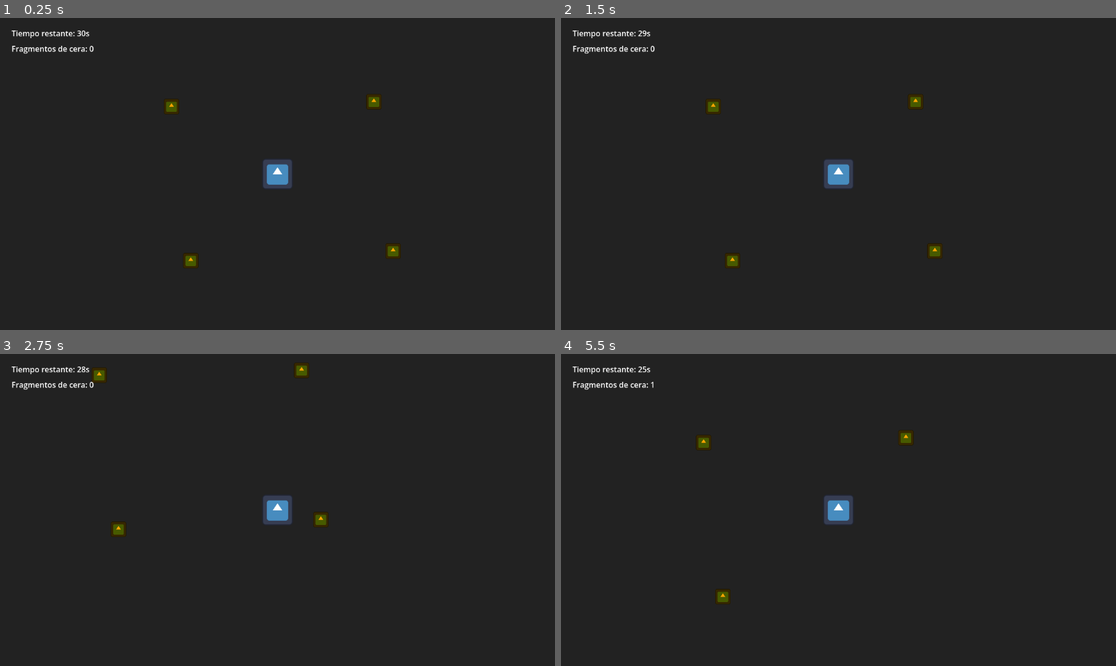
Above: before the commit, frames 1-4 (two rows, left to right).
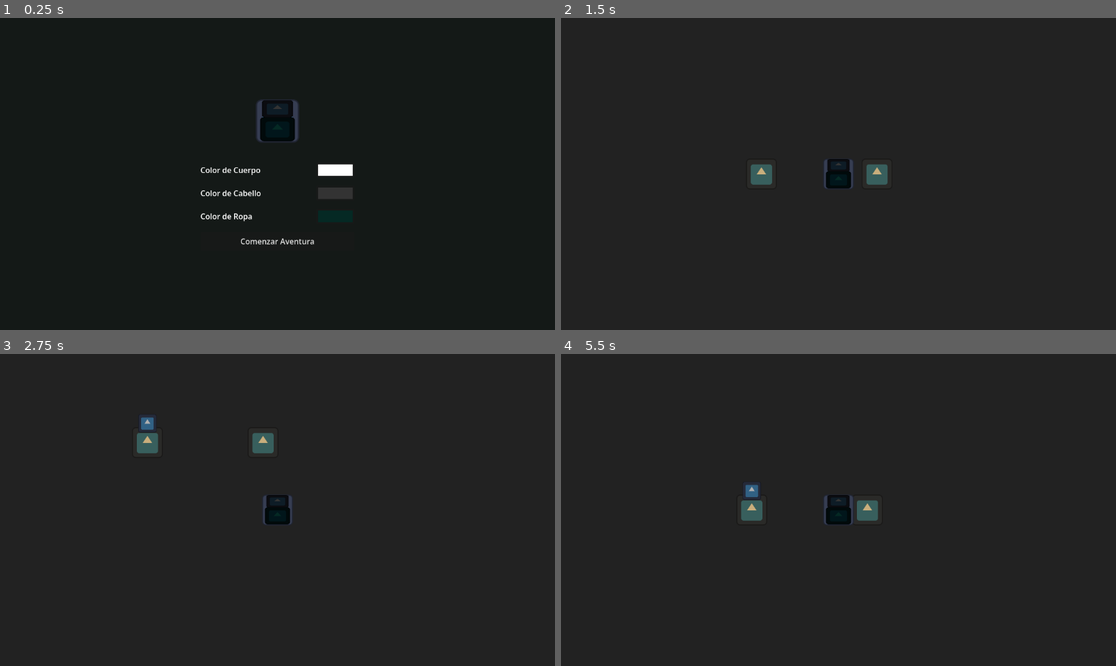
Above: after the commit, the same moments.

Repository: rualesana-046/Proyecto_videojuego_2D
Game: Godot game, scene res://scenes/ui/CharacterCreator.tscn
The game is run twice, just before and just after one commit, with the same random seed, the same clock (stepped at 60 frames per second) and the same inputs. Before the commit the project starts from res://scenes/levels/Level3.tscn. The engine's default icon, where the game draws it, is replaced by a stand-in: a white triangle on a blue panel in a dark square.
Inputs (mouse positions are in pixels of both pictures, inside the frame that each line leads up to):
- Up to frame 1 (0.25 s): no input
- Up to frame 2 (1.5 s): click (838, 242) at 0.5 s, where only the run after the commit has a clickable "Comenzar Aventura"; tap Enter at 1.25 s; hold D (move_right) from 1.28 s (still down); hold E (interact) from 1.28 s (still down)
- Up to frame 3 (2.75 s): release D (move_right) at 2.03 s; release E (interact) at 2.03 s; hold S (move_down) from 2.03 s (still down); tap Q (toggle_notebook) at 2.1 s
- Up to frame 4 (5.5 s): release S (move_down) at 2.78 s; hold D (move_right) 2.78-3.53 s; hold E (interact) 2.78-3.53 s; hold W (move_up) 3.53-4.28 s; tap Q (toggle_notebook) at 3.6, 5.1 s; hold E (interact) 4.28-5.03 s; hold A (move_left) from 4.28 s (still down)

The runs differ from the first frame. In frame 1, 2.9% of the frame differs, in the area x 2-73%, y 4-81%; in frame 2, 1.7%; in frame 3, 1.8%; in frame 4, 1.7%.

Commit message:
feat: implement 3-layer character customization and start menu

Diff:
--- a/autoloads/WorldState.gd
+++ b/autoloads/WorldState.gd
@@ -6,6 +6,11 @@
 var state: Dictionary = {}
 var is_notebook_active: bool = false
 var wax_fragments: int = 0
+var player_colors: Dictionary = {
+	"body": Color.WHITE,
+	"hair": Color(0.2, 0.2, 0.2),
+	"clothes": Color(0.02, 0.16, 0.14)
+}
 
 
 func toggle_notebook() -> void:
--- a/project.godot
+++ b/project.godot
@@ -15,7 +15,7 @@
 [application]
 
 config/name="El Protector de las Páginas en Blanco"
-run/main_scene="res://scenes/levels/Level3.tscn"
+run/main_scene="res://scenes/ui/CharacterCreator.tscn"
 config/features=PackedStringArray("4.7", "GL Compatibility")
 config/icon="res://icon.svg"
 
--- a/scenes/entities/Player.gd
+++ b/scenes/entities/Player.gd
@@ -2,6 +2,14 @@
 extends CharacterBody2D
 
 const SPEED: float = 200.0
+
+@onready var body_sprite: Sprite2D = $Visuals/BodySprite
+@onready var clothes_sprite: Sprite2D = $Visuals/ClothesSprite
+@onready var hair_sprite: Sprite2D = $Visuals/HairSprite
+
+
+func _ready() -> void:
+	apply_colors()
 
 
 func _physics_process(_delta: float) -> void:
@@ -14,3 +22,9 @@
 func _unhandled_input(event: InputEvent) -> void:
 	if event.is_action_pressed("toggle_notebook"):
 		WorldState.toggle_notebook()
+
+
+func apply_colors() -> void:
+	body_sprite.modulate = WorldState.player_colors.get("body", Color.WHITE)
+	clothes_sprite.modulate = WorldState.player_colors.get("clothes", Color(0.02, 0.16, 0.14))
+	hair_sprite.modulate = WorldState.player_colors.get("hair", Color(0.2, 0.2, 0.2))
--- a/scenes/entities/Player.tscn
+++ b/scenes/entities/Player.tscn
@@ -10,8 +10,20 @@
 motion_mode = 1
 script = ExtResource("1_player_script")
 
-[node name="Sprite2D" type="Sprite2D" parent="."]
+[node name="Visuals" type="Node2D" parent="."]
+
+[node name="BodySprite" type="Sprite2D" parent="Visuals"]
 scale = Vector2(0.5, 0.5)
+texture = ExtResource("2_player_icon")
+
+[node name="ClothesSprite" type="Sprite2D" parent="Visuals"]
+position = Vector2(0, 12)
+scale = Vector2(0.4, 0.28)
+texture = ExtResource("2_player_icon")
+
+[node name="HairSprite" type="Sprite2D" parent="Visuals"]
+position = Vector2(0, -18)
+scale = Vector2(0.36, 0.2)
 texture = ExtResource("2_player_icon")
 
 [node name="CollisionShape2D" type="CollisionShape2D" parent="."]
--- /dev/null
+++ b/scenes/ui/CharacterCreator.gd
@@ -0,0 +1,54 @@
+class_name CharacterCreator
+extends Control
+
+const FIRST_LEVEL_PATH: String = "res://scenes/levels/Level1.tscn"
+
+@onready var preview_body_sprite: Sprite2D = $MainContainer/PreviewContainer/PreviewVisuals/BodySprite
+@onready var preview_clothes_sprite: Sprite2D = $MainContainer/PreviewContainer/PreviewVisuals/ClothesSprite
+@onready var preview_hair_sprite: Sprite2D = $MainContainer/PreviewContainer/PreviewVisuals/HairSprite
+
+@onready var body_color_picker: ColorPickerButton = $MainContainer/BodyColorRow/BodyColorPicker
+@onready var hair_color_picker: ColorPickerButton = $MainContainer/HairColorRow/HairColorPicker
+@onready var clothes_color_picker: ColorPickerButton = $MainContainer/ClothesColorRow/ClothesColorPicker
+@onready var start_button: Button = $MainContainer/StartButton
+
+
+func _ready() -> void:
+	_initialize_colors()
+	body_color_picker.color_changed.connect(_on_body_color_changed)
+	hair_color_picker.color_changed.connect(_on_hair_color_changed)
+	clothes_color_picker.color_changed.connect(_on_clothes_color_changed)
+	start_button.pressed.connect(_on_start_button_pressed)
+
+
+func _initialize_colors() -> void:
+	var initial_body_color: Color = WorldState.player_colors.get("body", Color.WHITE)
+	var initial_hair_color: Color = WorldState.player_colors.get("hair", Color(0.2, 0.2, 0.2))
+	var initial_clothes_color: Color = WorldState.player_colors.get("clothes", Color(0.02, 0.16, 0.14))
+
+	body_color_picker.color = initial_body_color
+	hair_color_picker.color = initial_hair_color
+	clothes_color_picker.color = initial_clothes_color
+
+	preview_body_sprite.modulate = initial_body_color
+	preview_hair_sprite.modulate = initial_hair_color
+	preview_clothes_sprite.modulate = initial_clothes_color
+
+
+func _on_body_color_changed(color: Color) -> void:
+	WorldState.player_colors["body"] = color
+	preview_body_sprite.modulate = color
+
+
+func _on_hair_color_changed(color: Color) -> void:
+	WorldState.player_colors["hair"] = color
+	preview_hair_sprite.modulate = color
+
+
+func _on_clothes_color_changed(color: Color) -> void:
+	WorldState.player_colors["clothes"] = color
+	preview_clothes_sprite.modulate = color
+
+
+func _on_start_button_pressed() -> void:
+	get_tree().change_scene_to_file(FIRST_LEVEL_PATH)
--- /dev/null
+++ b/scenes/ui/CharacterCreator.tscn
@@ -0,0 +1,102 @@
+[gd_scene load_steps=4 format=3 uid="uid://n3q8r5x2p6m1w"]
+
+[ext_resource type="Theme" uid="uid://d2m8x4q9r1p7v" path="res://scenes/ui/main_theme.tres" id="1_main_theme"]
+[ext_resource type="Script" path="res://scenes/ui/CharacterCreator.gd" id="2_character_creator_script"]
+[ext_resource type="Texture2D" path="res://icon.svg" id="3_preview_icon"]
+
+[node name="CharacterCreator" type="Control"]
+layout_mode = 3
+anchors_preset = 15
+anchor_right = 1.0
+anchor_bottom = 1.0
+grow_horizontal = 2
+grow_vertical = 2
+theme = ExtResource("1_main_theme")
+script = ExtResource("2_character_creator_script")
+
+[node name="Background" type="ColorRect" parent="."]
+layout_mode = 1
+anchors_preset = 15
+anchor_right = 1.0
+anchor_bottom = 1.0
+grow_horizontal = 2
+grow_vertical = 2
+color = Color(0.08, 0.1, 0.09, 1)
+
+[node name="MainContainer" type="VBoxContainer" parent="."]
+layout_mode = 1
+anchors_preset = 8
+anchor_left = 0.5
+anchor_top = 0.5
+anchor_right = 0.5
+anchor_bottom = 0.5
+offset_left = -160.0
+offset_top = -180.0
+offset_right = 160.0
+offset_bottom = 180.0
+grow_horizontal = 2
+grow_vertical = 2
+theme_override_constants/separation = 16
+
+[node name="PreviewContainer" type="Control" parent="MainContainer"]
+custom_minimum_size = Vector2(320, 140)
+layout_mode = 2
+
+[node name="PreviewVisuals" type="Node2D" parent="MainContainer/PreviewContainer"]
+position = Vector2(160, 70)
+scale = Vector2(1.4, 1.4)
+
+[node name="BodySprite" type="Sprite2D" parent="MainContainer/PreviewContainer/PreviewVisuals"]
+scale = Vector2(0.5, 0.5)
+texture = ExtResource("3_preview_icon")
+
+[node name="ClothesSprite" type="Sprite2D" parent="MainContainer/PreviewContainer/PreviewVisuals"]
+position = Vector2(0, 12)
+scale = Vector2(0.4, 0.28)
+texture = ExtResource("3_preview_icon")
+
+[node name="HairSprite" type="Sprite2D" parent="MainContainer/PreviewContainer/PreviewVisuals"]
+position = Vector2(0, -18)
+scale = Vector2(0.36, 0.2)
+texture = ExtResource("3_preview_icon")
+
+[node name="BodyColorRow" type="HBoxContainer" parent="MainContainer"]
+layout_mode = 2
+
+[node name="BodyColorLabel" type="Label" parent="MainContainer/BodyColorRow"]
+layout_mode = 2
+size_flags_horizontal = 3
+text = "Color de Cuerpo"
+
+[node name="BodyColorPicker" type="ColorPickerButton" parent="MainContainer/BodyColorRow"]
+custom_minimum_size = Vector2(80, 32)
+layout_mode = 2
+
+[node name="HairColorRow" type="HBoxContainer" parent="MainContainer"]
+layout_mode = 2
+
+[node name="HairColorLabel" type="Label" parent="MainContainer/HairColorRow"]
+layout_mode = 2
+size_flags_horizontal = 3
+text = "Color de Cabello"
+
+[node name="HairColorPicker" type="ColorPickerButton" parent="MainContainer/HairColorRow"]
+custom_minimum_size = Vector2(80, 32)
+layout_mode = 2
+
+[node name="ClothesColorRow" type="HBoxContainer" parent="MainContainer"]
+layout_mode = 2
+
+[node name="ClothesColorLabel" type="Label" parent="MainContainer/ClothesColorRow"]
+layout_mode = 2
+size_flags_horizontal = 3
+text = "Color de Ropa"
+
+[node name="ClothesColorPicker" type="ColorPickerButton" parent="MainContainer/ClothesColorRow"]
+custom_minimum_size = Vector2(80, 32)
+layout_mode = 2
+
+[node name="StartButton" type="Button" parent="MainContainer"]
+custom_minimum_size = Vector2(0, 40)
+layout_mode = 2
+text = "Comenzar Aventura"
Not shown: 1 places in scenes/entities/Player.tscn that only renumber resources
